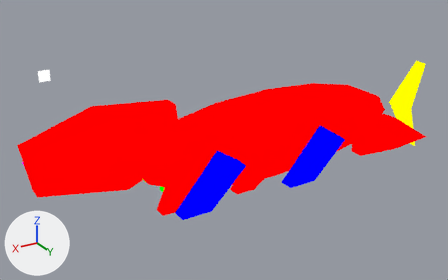
One commit to the Blender file assets-source/blender/motion/mosasaurus-eat.blend: the scene before it, then after it.
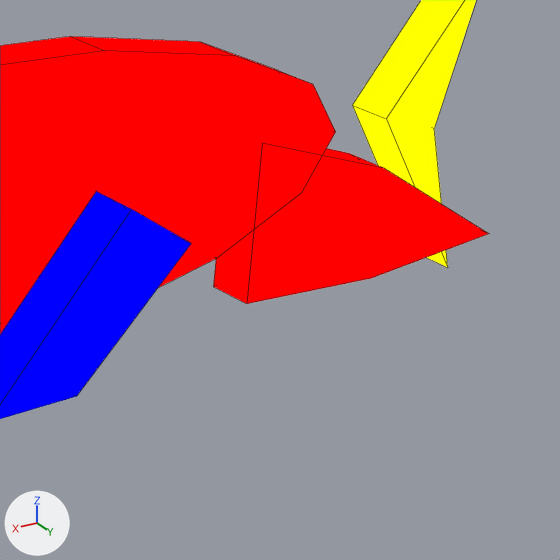
Each version is shown whole from a 50 mm lens placed at (84.1, 63.1, 43.2), pointed at (39.7, -10.9, 6.2), then close up on the part from 66% to 99% of the width and 26% to 81% of the height. Every picture has the same lights, and +X, +Y and +Z are marked at lower left. The first two pictures are the older version. Both versions are drawn at full value of the shape key 'eat_02' of 'DinoTycoon_Motion_mosasaurus_eat_tail'; the numbers are the values there. The close-ups show mesh edges as thin lines.

Names of what the first close-up shows: 'DinoTycoon_Motion_mosasaurus_eat_far_paddle0', 'DinoTycoon_Motion_mosasaurus_eat_tail', 'DinoTycoon_Motion_mosasaurus_eat_tail_fin', 'DinoTycoon_Motion_mosasaurus_eat_trunk'.
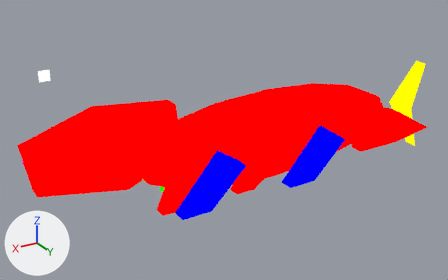
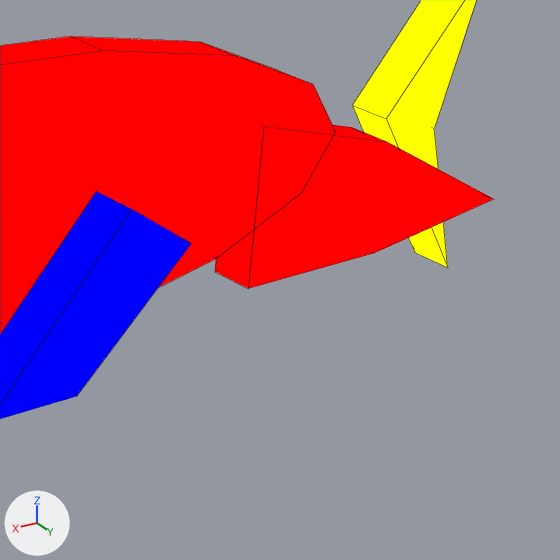
What differs and where, as boxes (x1, y1, x2, y2) in the close-ups (560 x 560 px; the box of a moved part takes in the faces that stretch with it):
'DinoTycoon_Motion_mosasaurus_eat_tail', reshaped: before (213, 143, 489, 304); after (215, 125, 493, 289)
part 1 of me_dinotycoon_motion_mosasaurus_eat_sample_tail, moved or reshaped: before (213, 230, 254, 304); after (215, 230, 254, 288)
part 2 of me_dinotycoon_motion_mosasaurus_eat_sample_tail, moved or reshaped: before (323, 149, 383, 168); after (333, 125, 386, 142)
part 3 of me_dinotycoon_motion_mosasaurus_eat_sample_tail, moved or reshaped: before (247, 143, 489, 304); after (248, 127, 493, 289)

What the commit changed:
me_dinotycoon_motion_mosasaurus_eat_sample_tail is used by ob_dinotycoon_motion_mosasaurus_eat_tail; location (0.0, 0.0, 0.0).
me_dinotycoon_motion_mosasaurus_eat_sample_tail had 10 vertices, 7 faces and spanned x 9.0..23.0, y -1.0..1.0, z 3.84..11.32.
me_dinotycoon_motion_mosasaurus_eat_sample_tail now has 10 vertices, 7 faces and spans x 9.0..23.0, y -1.0..1.0, z 5.0..12.0.
me_dinotycoon_motion_mosasaurus_eat_sample_tail part 1: all 4 vertices in x 23.0, y -1.0..1.0, z 4.32..11.32 are moved by (0.0, 0.0, 0.68).
me_dinotycoon_motion_mosasaurus_eat_sample_tail part 2: all 4 vertices in x 16.0, y -1.0..1.0, z 3.84..8.84 are moved by (0.0, 0.0, 1.16).
me_dinotycoon_motion_mosasaurus_eat_sample_tail part 3: all 2 vertices in x 9.0, y -1.0..1.0, z 4.37 are moved by (0.0, 0.0, 1.63).
